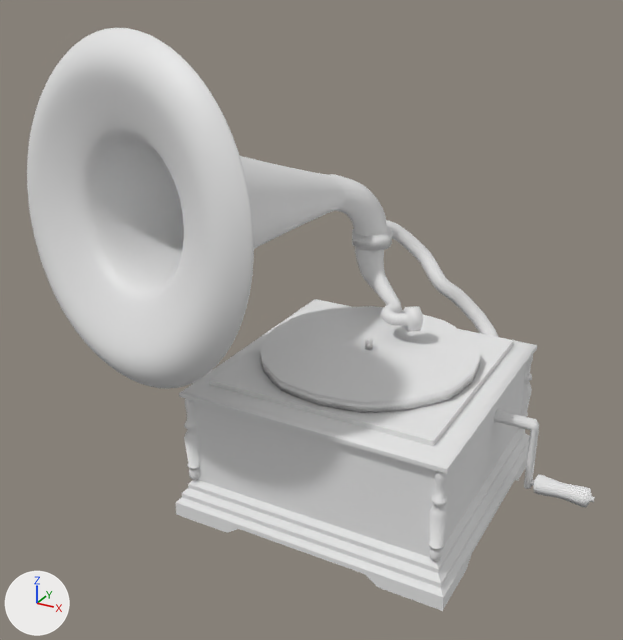
Two versions of the Blender file Objects/Gramophone/Gramophone.blend, one commit apart.
Before and after are seen from a camera (50 mm lens) standing at (6.6, -14.41, 10.78) and looking at (-0.96, -0.66, 3.91). The axes (+X, +Y, +Z) are drawn at lower left. The lights are the same throughout.

Names of what the first picture shows: 'Cube', 'Конус', 'Цилиндр'.
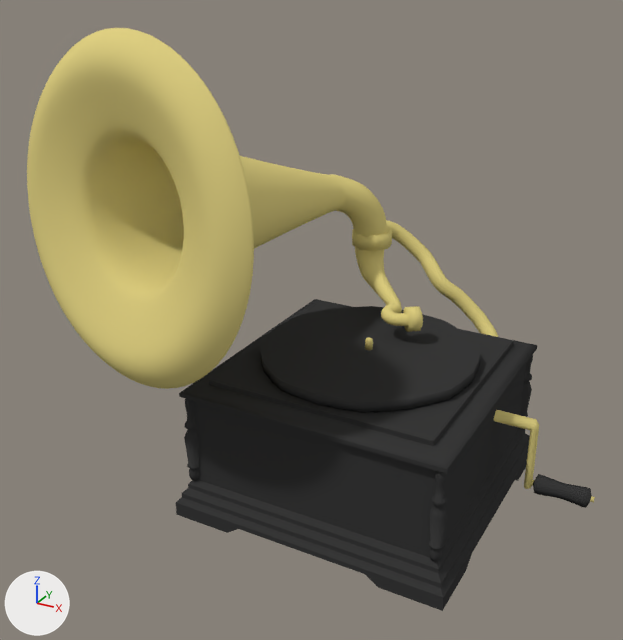
Where the newer file only moved an object's origin or applied its transform, the numbers keep the older frame.

Where the change shows, as pixel boxes [x1, y1, x2, y2] in the pictures (623 x 640 px):
'Cube', recoloured, rescaled (white to black): [176, 220, 595, 611] in both
'Цилиндр', recoloured (white to yellow): [27, 28, 388, 389] in both
'Конус', recoloured (white to yellow): [355, 247, 423, 332] in both

Edits to the bpy script that builds the scene:
```text
Change mat_material:
    mat_material.base_color: (0.8, 0.8, 0.8) -> (0.042, 0.042, 0.042)  # white #e7e7e7 -> black #3a3a3a
Add mat_материал:
    mat_материал = diffuse_material('Материал')
    mat_материал.base_color = (0.748, 0.638, 0.227)  # yellow #e0d183
Change me_цилиндр:
    where me_цилиндр.from_pydata(...)  # 468 vertices, 450 faces; spans x -5.01..1.35, y -2.47..3.88, z -2.46..4.74
    add me_цилиндр.materials.append(mat_материал)  # yellow #e0d183
Change me_конус:
    where me_конус.from_pydata(...)  # 220 vertices, 212 faces; spans x -0.43..0.35, y -1.12..0.15, z -2.63..0.67
    add me_конус.materials.append(mat_материал)  # yellow #e0d183
Change me_cube:
    where me_cube.from_pydata(...)  # 1287 vertices, 1309 faces, 4 loose edges; spans x -1.12..1.8, y -1.12..1.57, z -2.48..2.54
    used by ob_cube; location = (0.0, 0.0, 2.44); scale = (2.59, 2.59, -0.961)
    me_cube part 1: the whole mesh is scaled about the mesh origin by (2.59, 2.59, -0.961)
Change ob_cube:
    ob_cube.scale: (2.59, 2.59, -0.961) -> (1.0, 1.0, 1.0)
```
